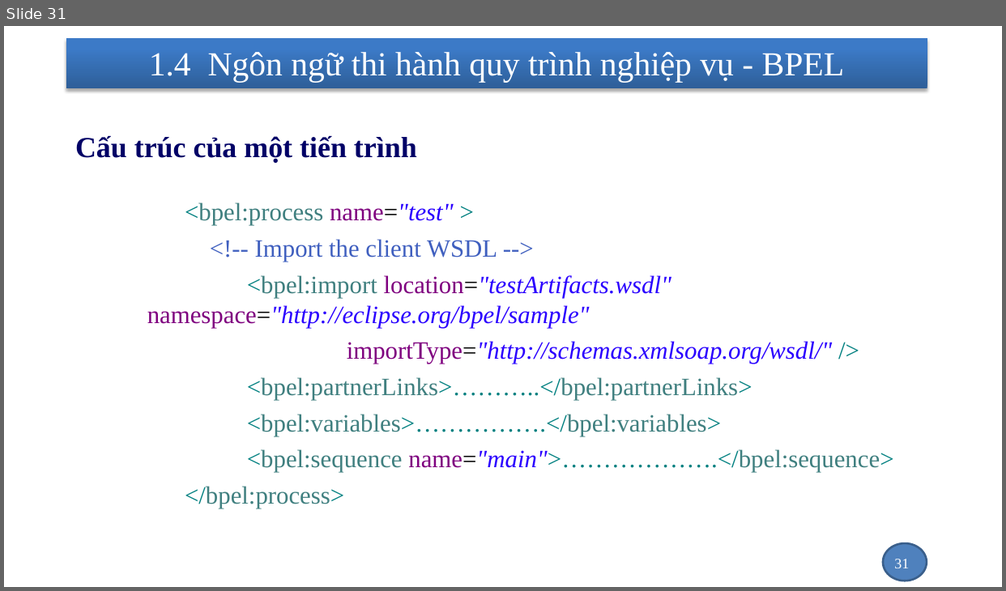
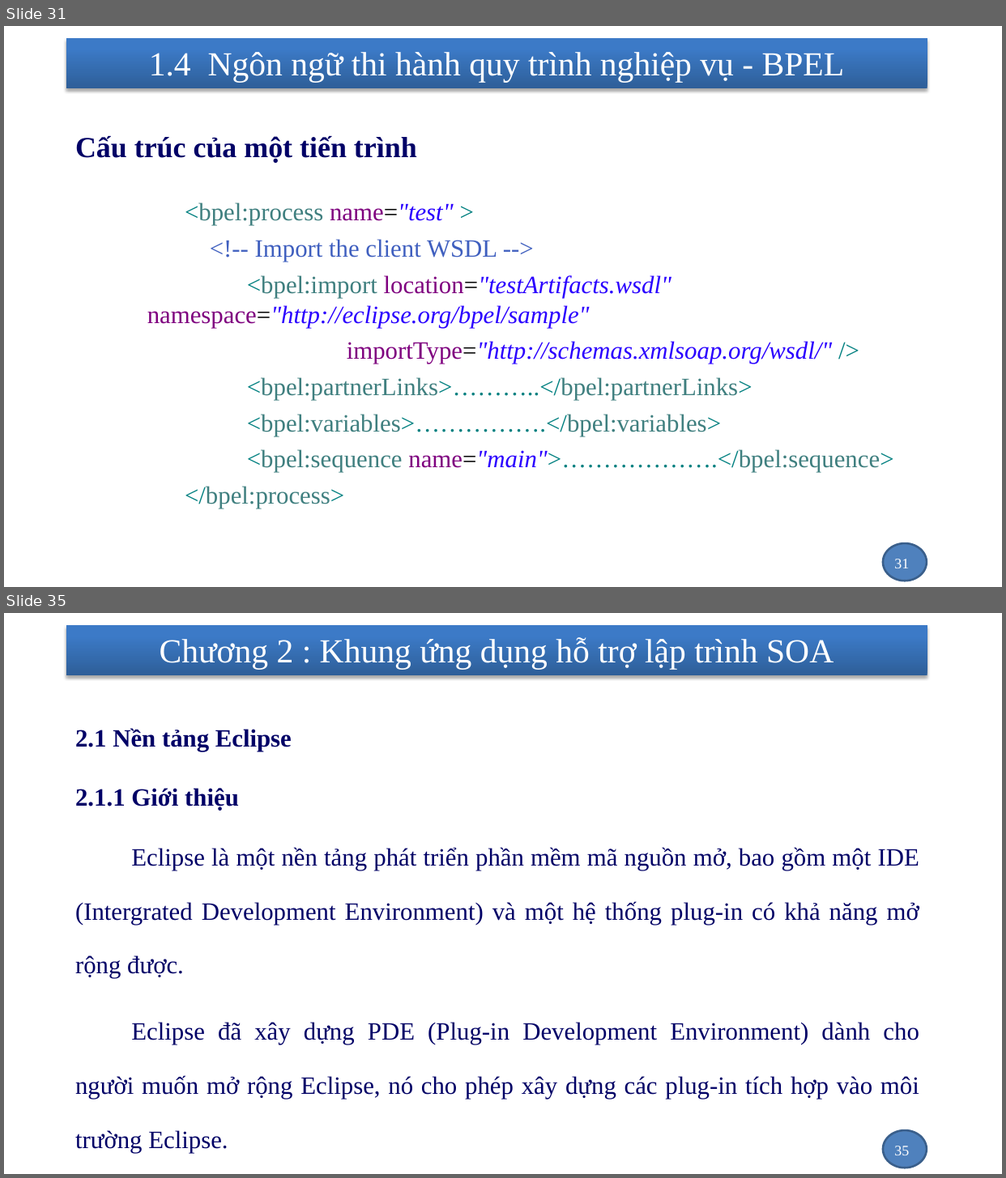
Before and after one commit to nhanhnt/LUANVAN, a slide deck: WORD/luanvan_nhanhnt_ver1.pptx. Shown one above the other, each under a label of ours: slide 31 before the commit, slides 31 and 35 after it; the slides between them are not shown. The pictures are 1006x591 and 1006x1178 pixels, drawn with LibreOffice and Linux fonts; fonts in the diff are those of the drawing; background and template pictures are left out. Boxes give left, top, right and bottom in pixels: in the first picture for what was removed or moved away, otherwise in the second. Text is boxed around its words. In the diff, an @@ line names an element or a change of style, - is before the commit and + after.

```diff
--- a/WORD/luanvan_nhanhnt_ver1.pptx
+++ b/WORD/luanvan_nhanhnt_ver1.pptx
@@ slide 35 added at [4,613,1002,1174], background picture (left out); not listed: 2 template elements that a slide beside it also shows @@
@@ title added at [160,637,833,670], 32.4 pt, text #FFFFFF @@
+Chương 2 : Khung ứng dụng hỗ trợ lập trình SOA
@@ text added at [75,728,919,1153], 24.1 pt, text #000066 @@
+2.1 Nền tảng Eclipse
+2.1.1 Giới thiệu
+    Eclipse là một nền tảng phát triển phần mềm mã nguồn mở, bao gồm một IDE (Intergrated Development Environment) và một hệ thống plug-in có khả năng mở rộng được.
+    Eclipse đã xây dựng PDE (Plug-in Development Environment) dành cho người muốn mở rộng Eclipse, nó cho phép xây dựng các plug-in tích hợp vào môi trường Eclipse.
@@ page number added at [894,1146,909,1156], 14 pt, text #FFFFFF @@
+35
```
Also in this commit, not shown: 1 slide changed, 11 other slides added, 1 slide removed, 1 other file.
